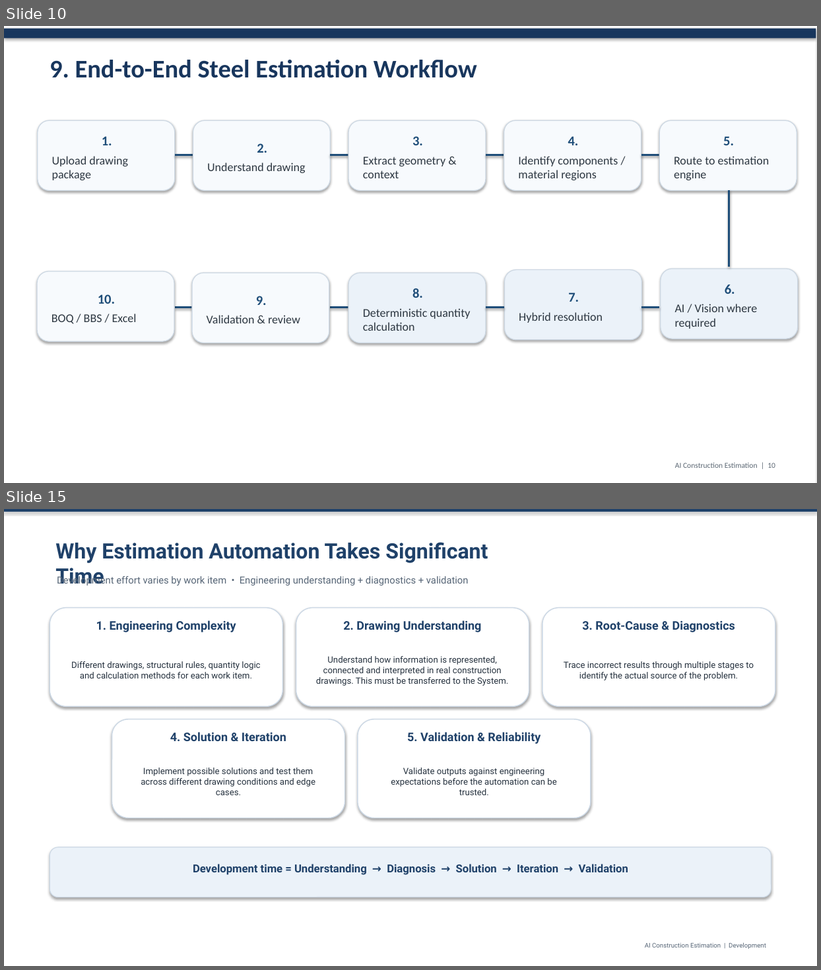
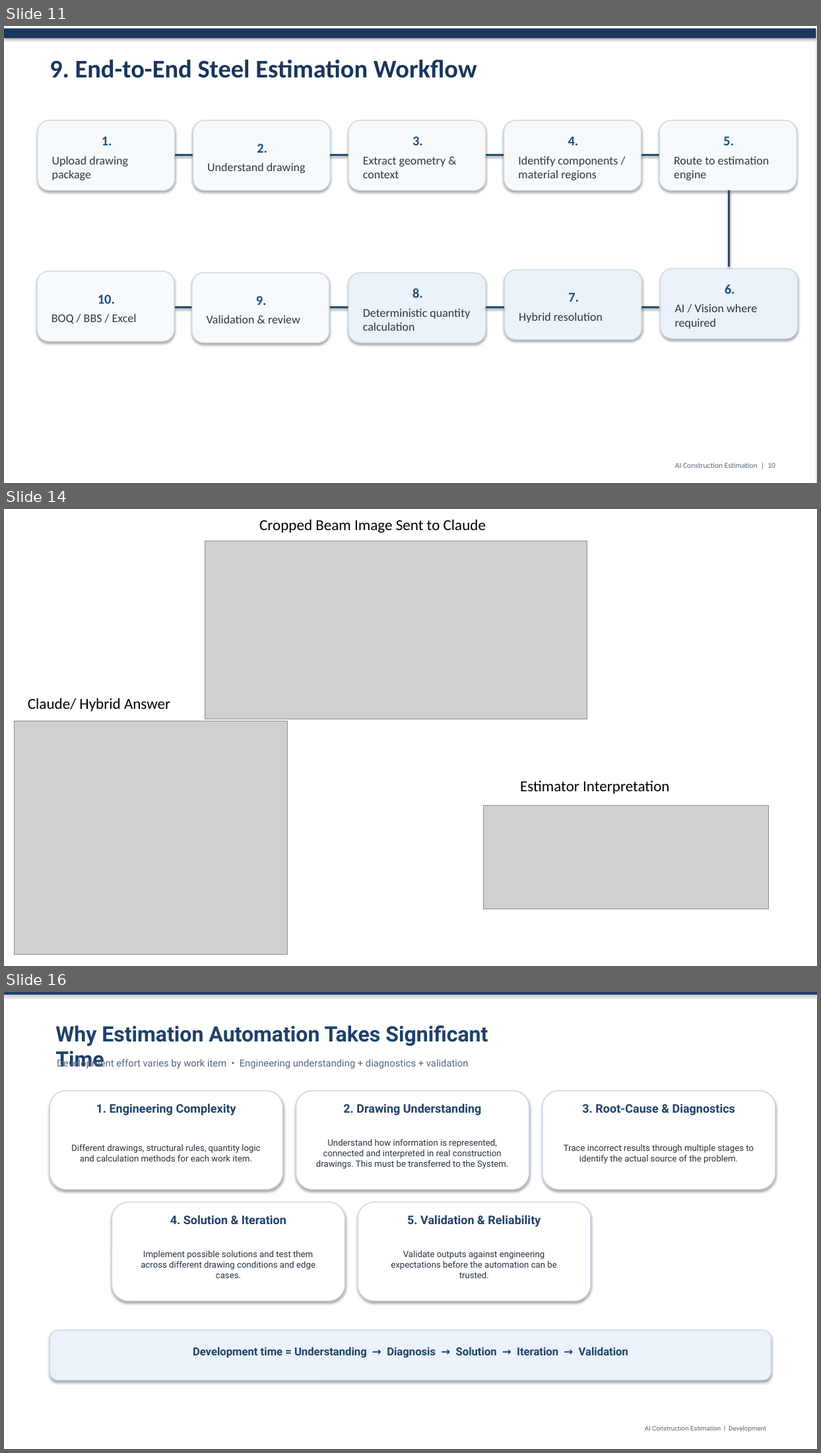
Before and after one commit to NishanthHanumantha/SteelBeamEstimator, a slide deck: Version10/V10_Report_Docs/Complete_AI_Estimation_Overview_V10.pptx. Shown one above the other, each under a label of ours: slides 10 and 15 before the commit, slides 11, 14 and 16 after it; the slides between them are not shown. The pictures are 821x970 and 821x1453 pixels, drawn with LibreOffice and Linux fonts; fonts in the diff are those of the drawing; grey boxes stand for pictures. Boxes give left, top, right and bottom in pixels: in the first picture for what was removed or moved away, otherwise in the second. Text is boxed around its words. In the diff, an @@ line names an element or a change of style, - is before the commit and + after.

```diff
--- a/Version10/V10_Report_Docs/Complete_AI_Estimation_Overview_V10.pptx
+++ b/Version10/V10_Report_Docs/Complete_AI_Estimation_Overview_V10.pptx
@@ slide 14 added at [4, 509, 817, 966], background #FFFFFF @@
@@ text added at [259, 520, 486, 533], 18 pt, text #000000 @@
+Cropped Beam Image Sent to Claude
@@ picture added at [205, 541, 587, 720] @@
@@ text added at [28, 698, 170, 712], 18 pt, text #000000 @@
+Claude/ Hybrid Answer
@@ picture added at [15, 722, 288, 955] @@
@@ text added at [520, 781, 669, 794], 18 pt, text #000000 @@
+Estimator Interpretation
@@ picture added at [483, 805, 769, 909] @@
@@ what was slide 10 is now slide 11 @@
@@ what was slide 15 is now slide 16 @@
```
Also in this commit, not shown: 4 slides changed, 5 other slides added, 5 slides removed, 14 other files.
